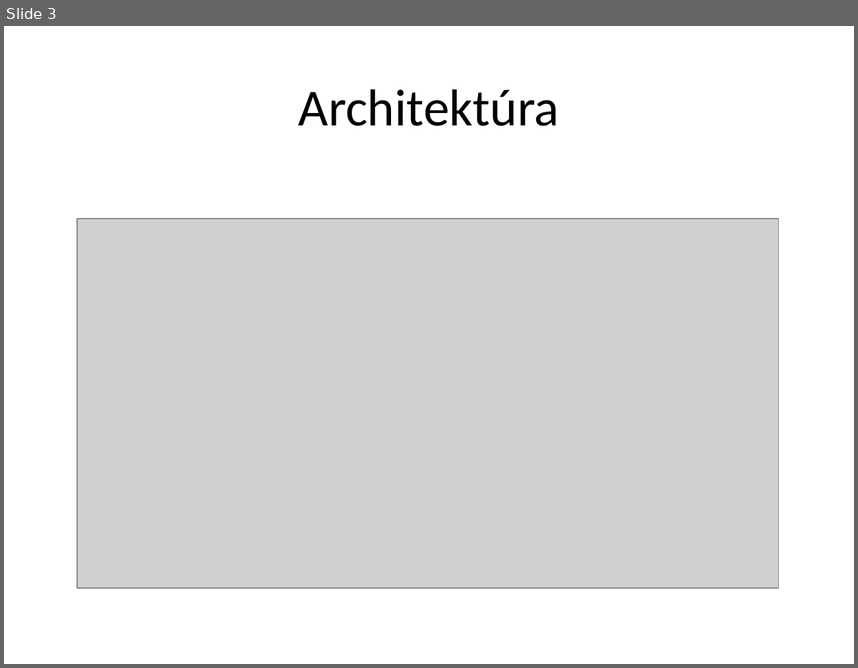
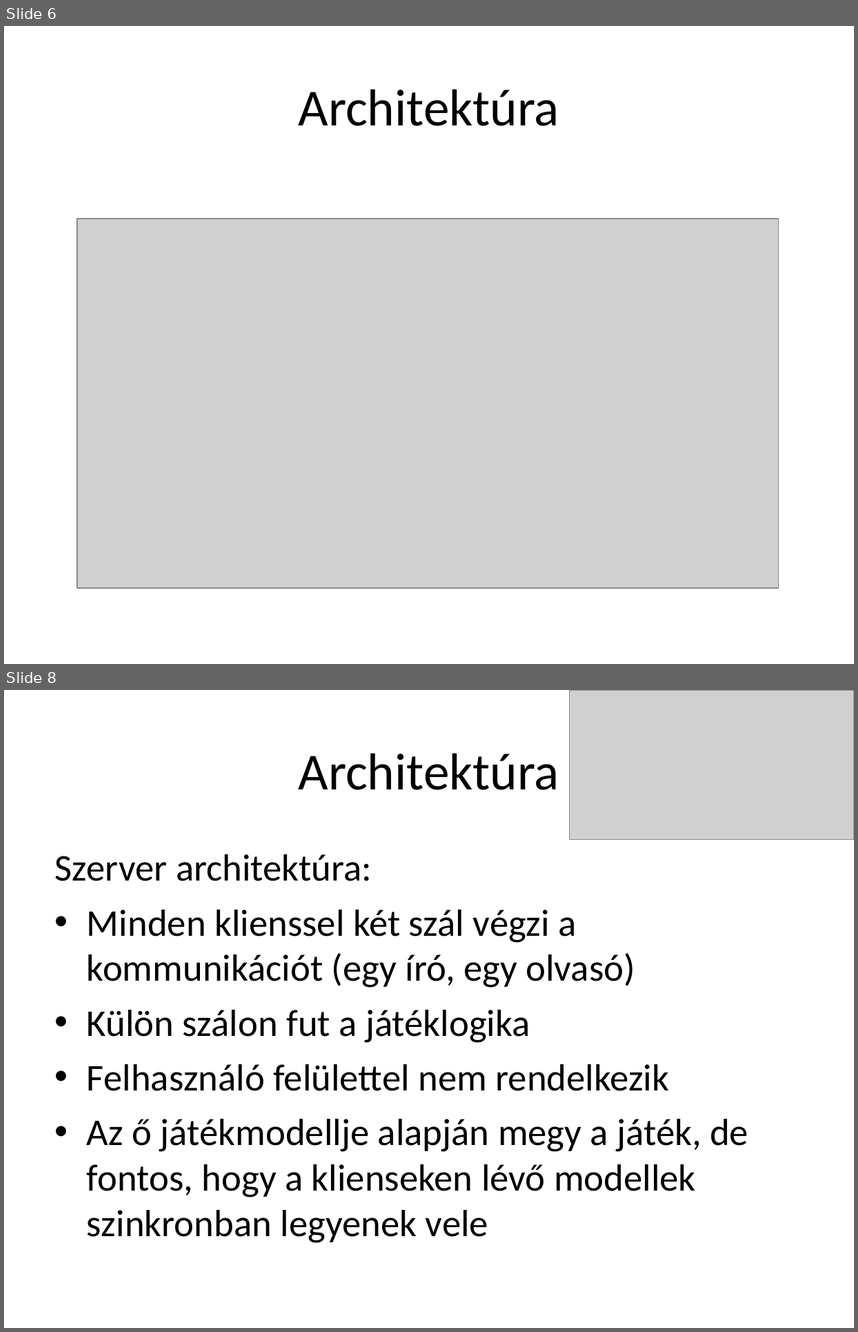
Before and after one commit to tbilles/Risk, a slide deck: doc/Risk_presentation.ppt. Shown one above the other, each under a label of ours: slide 3 before the commit, slides 6 and 8 after it; the slides between them are not shown. The pictures are 858x668 and 858x1332 pixels, drawn with LibreOffice and Linux fonts; fonts in the diff are those of the drawing; grey boxes stand for pictures. Boxes give left, top, right and bottom in pixels: in the first picture for what was removed or moved away, otherwise in the second. Text is boxed around its words. In the diff, an @@ line names an element or a change of style, - is before the commit and + after.

```diff
--- a/doc/Risk_presentation.ppt
+++ b/doc/Risk_presentation.ppt
@@ slide 8 added at box(4, 690, 854, 1328), background #FFFFFF @@
@@ picture added at box(569, 690, 854, 840) @@
@@ title added at box(298, 753, 559, 790), 44 pt, text #000000 @@
+Architektúra
@@ text added at box(55, 854, 749, 1243), 32 pt, text #000000 @@
+Szerver architektúra:
+• Minden klienssel két szál végzi a kommunikációt (egy író, egy olvasó)
+• Külön szálon fut a játéklogika
+• Felhasználó felülettel nem rendelkezik
+• Az ő játékmodellje alapján megy a játék, de fontos, hogy a klienseken lévő modellek szinkronban legyenek vele
@@ what was slide 3 is now slide 6 @@
```
Also in this commit, not shown: 1 slide changed, 4 other slides added.
